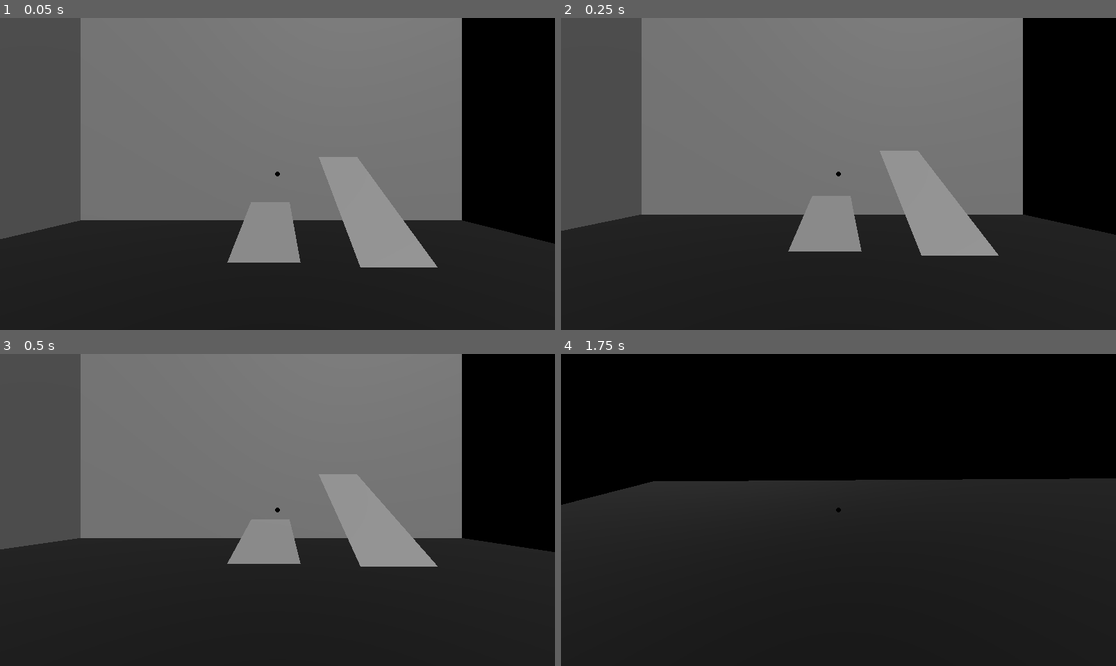
Above: before the commit, frames 1-4 (two rows, left to right).
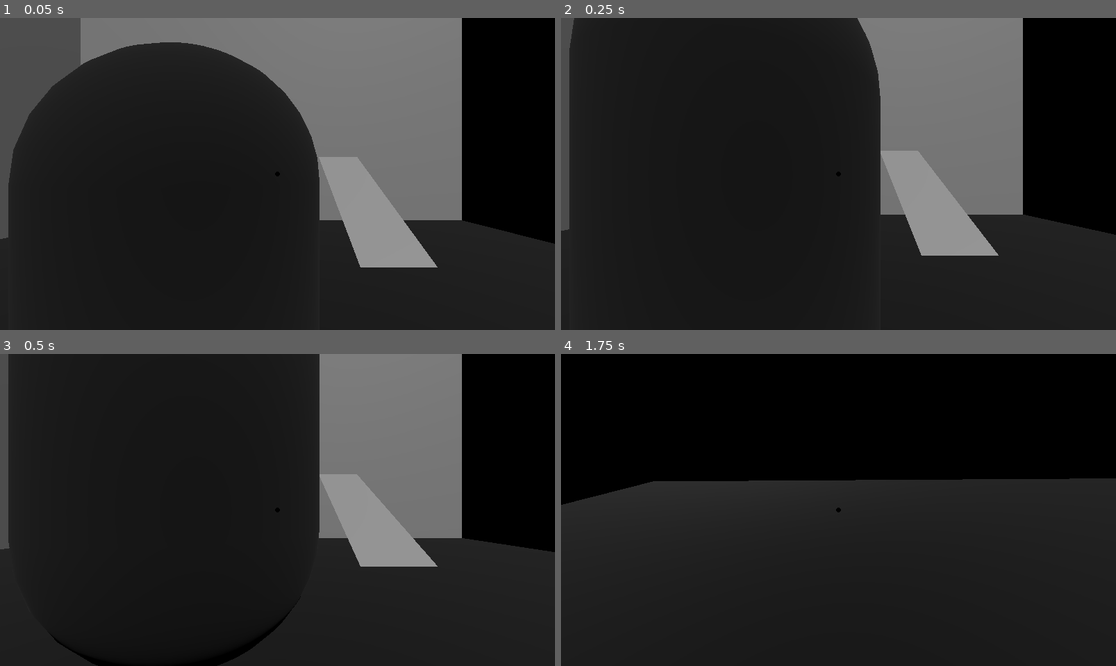
Above: after the commit, the same moments.

Repository: PeanutbutterWarrior/Forgeworks
Game: Godot game, scene res://Scenes/main.tscn
Same seed, same stepped clock (60 frames per second), same inputs: the game is played once before the commit and once after it.
Inputs (mouse positions are in pixels of both pictures, inside the frame that each line leads up to):
- Up to frame 1 (0.05 s): no input
- Up to frame 2 (0.25 s): no input
- Up to frame 3 (0.5 s): no input
- Up to frame 4 (1.75 s): tap Enter at 0.5 s; move the mouse to (960, 494) at 0.52 s; hold D (right) 0.53-1.28 s; tap B at 0.6, 1.35 s; click (960, 494) at 0.67 s; tap Space (jump) at 0.77, 1.52 s; move the mouse to (810, 510) at 1.27 s; hold W (forward) from 1.28 s (still down)

The runs differ from the first frame. In frame 1, 28% of the frame differs, in the area x 1-58%, y 7-79%; in frame 2, 37%, in the area x 1-58%, y 0-75%; in frame 3, 35%; in frame 4, nothing differs.

Commit message:
working outline

Diff:
--- a/Materials/Copper.tres
+++ b/Materials/Copper.tres
@@ -1,7 +1,6 @@
 [gd_resource type="StandardMaterial3D" format=3 uid="uid://vvfm66vt1gh3"]
 
 [resource]
-render_priority = -1
 albedo_color = Color(0.922806, 0.470481, 0.177029, 1)
 metallic = 0.46
 metallic_specular = 0.0
--- a/Materials/WhiteOutline.tres
+++ b/Materials/WhiteOutline.tres
@@ -3,6 +3,6 @@
 [ext_resource type="Shader" path="res://Shaders/WhiteOutline.gdshader" id="1_evsdi"]
 
 [resource]
-render_priority = 1
+render_priority = 0
 shader = ExtResource("1_evsdi")
-shader_parameter/thickness = 0.05
+shader_parameter/thickness = 0.1
--- /dev/null
+++ b/Materials/WhiteOutlineMask.tres
@@ -0,0 +1,7 @@
+[gd_resource type="ShaderMaterial" load_steps=2 format=3 uid="uid://bfn7sexlcda1y"]
+
+[ext_resource type="Shader" path="res://Shaders/WhiteOutlineMask.gdshader" id="1_dnwpc"]
+
+[resource]
+render_priority = 1
+shader = ExtResource("1_dnwpc")
--- a/Scenes/Player.tscn
+++ b/Scenes/Player.tscn
@@ -13,6 +13,7 @@
 
 [node name="Camera" type="Camera3D" parent="."]
 transform = Transform3D(1, 0, 0, 0, 1, 0, 0, 0, 1, 0, 0.485078, 0)
+cull_mask = 1048573
 
 [node name="LookRay" type="RayCast3D" parent="Camera"]
 exclude_parent = false
--- a/Scenes/main.tscn
+++ b/Scenes/main.tscn
@@ -6,6 +6,9 @@
 [ext_resource type="PackedScene" uid="uid://bkhodavpbfqsw" path="res://Scenes/MetalBar.tscn" id="5_7cwoj"]
 [ext_resource type="PackedScene" uid="uid://c374q8g6sihbi" path="res://Scenes/furnace.tscn" id="6_1pgr1"]
 [ext_resource type="PackedScene" uid="uid://ci3hbxtrf40if" path="res://Scenes/CraftingTable.tscn" id="6_8gp43"]
+[ext_resource type="Script" path="res://Scripts/WhiteOutlineCamera.gd" id="7_jay7v"]
+[ext_resource type="Shader" path="res://Shaders/WhiteOutline.gdshader" id="8_e44x5"]
+[ext_resource type="Shader" path="res://Shaders/WhiteOutlineMask.gdshader" id="9_x0whq"]
 
 [sub_resource type="PlaneMesh" id="PlaneMesh_i62ca"]
 
@@ -24,6 +27,32 @@
 size = Vector3(20, 0.1, 20)
 
 [sub_resource type="BoxMesh" id="BoxMesh_it55g"]
+
+[sub_resource type="ViewportTexture" id="ViewportTexture_deckw"]
+viewport_path = NodePath("WhiteOutlineViewport")
+
+[sub_resource type="ViewportTexture" id="ViewportTexture_8l62u"]
+viewport_path = NodePath("WhiteOutlineViewport")
+
+[sub_resource type="ShaderMaterial" id="ShaderMaterial_c0pwm"]
+resource_local_to_scene = true
+render_priority = 0
+shader = ExtResource("8_e44x5")
+shader_parameter/thickness = 0.1
+shader_parameter/mask = SubResource("ViewportTexture_8l62u")
+
+[sub_resource type="StandardMaterial3D" id="StandardMaterial3D_0np6c"]
+albedo_color = Color(0, 0, 0, 1)
+
+[sub_resource type="CapsuleMesh" id="CapsuleMesh_0v4g7"]
+material = SubResource("StandardMaterial3D_0np6c")
+
+[sub_resource type="ShaderMaterial" id="ShaderMaterial_68yoh"]
+render_priority = 1
+shader = ExtResource("9_x0whq")
+
+[sub_resource type="CapsuleMesh" id="CapsuleMesh_5jb54"]
+material = SubResource("ShaderMaterial_68yoh")
 
 [node name="Node3D" type="Node3D"]
 transform = Transform3D(1, 0, 0, 0, 1, 0, 0, 0, 1, 0.00128078, 0.00568295, 0.000641346)
@@ -146,8 +175,32 @@
 texture = ExtResource("3_1ej1g")
 stretch_mode = 3
 
+[node name="TextureRect2" type="TextureRect" parent="HUD"]
+visible = false
+offset_right = 304.0
+offset_bottom = 221.0
+texture = SubResource("ViewportTexture_deckw")
+
 [node name="Furnace" parent="." instance=ExtResource("6_1pgr1")]
 transform = Transform3D(0.5, 0, 0, 0, 0.5, 0, 0, 0, 0.5, -8.00877, 0.129956, 2.30929)
 
 [node name="CraftingTable" parent="." instance=ExtResource("6_8gp43")]
 transform = Transform3D(1, 0, 0, 0, 1, 0, 0, 0, 1, 6.89756, 0.05, 1.0921)
+
+[node name="WhiteOutlineViewport" type="SubViewport" parent="."]
+render_target_update_mode = 4
+
+[node name="Camera3D" type="Camera3D" parent="WhiteOutlineViewport" node_paths=PackedStringArray("player")]
+cull_mask = 2
+script = ExtResource("7_jay7v")
+player = NodePath("../../Player")
+
+[node name="MeshInstance3D" type="MeshInstance3D" parent="."]
+transform = Transform3D(1, 0, 0, 0, 1, 0, 0, 0, 1, 0, 1.94116, -0.21501)
+material_overlay = SubResource("ShaderMaterial_c0pwm")
+ignore_occlusion_culling = true
+mesh = SubResource("CapsuleMesh_0v4g7")
+
+[node name="MeshInstance3D" type="MeshInstance3D" parent="MeshInstance3D"]
+layers = 2
+mesh = SubResource("CapsuleMesh_5jb54")
--- a/Scripts/LookRay.gd
+++ b/Scripts/LookRay.gd
@@ -4,7 +4,7 @@
 	add_exception(get_parent().get_parent())
 
 var prev_seen: Object = null
-func _physics_process(delta):
+func _physics_process(_delta):
 	if get_collider() != prev_seen:
 		if prev_seen != null:
 			SignalBus.stopped_looking_at.emit(prev_seen)
--- a/Scripts/WhiteOutline.gd
+++ b/Scripts/WhiteOutline.gd
@@ -4,15 +4,39 @@
 @export var mesh: MeshInstance3D
 @export var collider: CollisionObject3D
 var outline_mat := preload("res://Materials/WhiteOutline.tres")
+var mask_mat := preload("res://Materials/WhiteOutlineMask.tres")
+
+var enabled = false
+var submesh: MeshInstance3D
 
 func _ready():
 	SignalBus.connect("looking_at", _on_look)
 	SignalBus.connect("stopped_looking_at", _on_look_away)
 
+	submesh = MeshInstance3D.new()
+	submesh.name = "OutlineMaskMesh"
+	submesh.mesh = mesh.mesh.duplicate()
+	submesh.mesh.surface_set_material(0, mask_mat)
+	submesh.material_override = mask_mat
+	submesh.layers = 2
+	submesh.visible = false
+
+	mesh.add_child(submesh)
+
+func enable_outline():
+	mesh.material_overlay = outline_mat
+	enabled = true
+	submesh.visible = true
+
+func disable_outline():
+	mesh.material_overlay = null
+	enabled = false
+	submesh.visible = false
+
 func _on_look(obj: Object):
 	if obj == null or obj == collider:
-		mesh.material_overlay = outline_mat
+		enable_outline()
 
 func _on_look_away(obj: Object):
 	if obj == null or obj == collider:
-		mesh.material_overlay = null
+		disable_outline()
--- /dev/null
+++ b/Scripts/WhiteOutlineCamera.gd
@@ -0,0 +1,16 @@
+extends Camera3D
+
+@export var player: CharacterBody3D
+var camera: Camera3D
+
+func _ready():
+	camera = player.camera
+	get_parent().size = DisplayServer.window_get_size()
+	#var outline_mask = load("res://Materials/WhiteOutlineMask.tres")
+	load("res://Materials/WhiteOutline.tres") \
+	.set_shader_parameter("mask", get_parent().get_texture())
+
+
+func _process(_delta):
+	global_position = camera.global_position
+	global_rotation = camera.global_rotation
--- a/Shaders/WhiteOutline.gdshader
+++ b/Shaders/WhiteOutline.gdshader
@@ -2,11 +2,18 @@
 render_mode unshaded, cull_front;
 
 uniform float thickness;
+uniform sampler2D mask;
 
 void vertex() {
 	VERTEX += VERTEX * thickness;
 }
 
 void fragment() {
-	ALBEDO = vec3(1, 1, 1);
+	DEPTH = 0.0;
+	ALPHA = 0.0;
+	if (texture(mask, SCREEN_UV).r != 1.0) {
+		ALBEDO = vec3(1, 1, 1);
+		ALPHA = 1.0;
+		DEPTH = 0.0;
+	}
 }
--- /dev/null
+++ b/Shaders/WhiteOutlineMask.gdshader
@@ -0,0 +1,6 @@
+shader_type spatial;
+render_mode unshaded;
+
+void fragment() {
+	ALBEDO = vec3(1, 1, 1);
+}
--- a/project.godot
+++ b/project.godot
@@ -50,3 +50,7 @@
 "events": [Object(InputEventKey,"resource_local_to_scene":false,"resource_name":"","device":-1,"window_id":0,"alt_pressed":false,"shift_pressed":false,"ctrl_pressed":false,"meta_pressed":false,"pressed":false,"keycode":0,"physical_keycode":32,"key_label":0,"unicode":32,"echo":false,"script":null)
 ]
 }
+
+[layer_names]
+
+3d_render/layer_2="Outline Mask"
Not shown: 1 places in Scenes/main.tscn that only renumber resources
